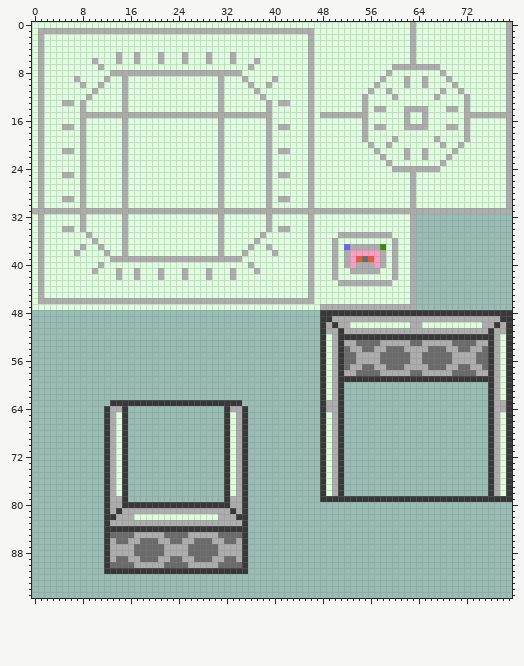
Edited in one commit: pixel-art file (Assets/Graphics/Tilesets/Indoor/Spaceship.aseprite). The picture above was drawn from the file before the commit.
80x96 pixels, 1 frame.
Once edited:
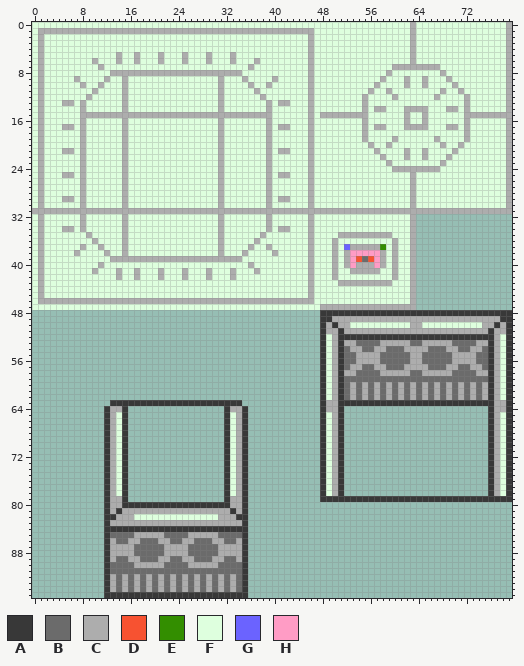
Palette (. is transparent): A #383838  B #6b6b6b  C #adadad  D #f75231  E #338e00  F #deffde  G #6b63ff  H #ff9cc5
Log entry: Started spaceship interior graphics
The exact change:
@@ x 50..77 @@
 58 CACCBBBBCCCCCBBCCCCCBBBBCCAC
-59 CAAAAAAAAAAAAAAAAAAAAAAAAAAC
-60 CA........................AC
-61 CA........................AC
-62 CA........................AC
-63 CA........................AC
+59 CABBBBBBBBBBBBBBBBBBBBBBBBAC
+60 CABCBCBCBCBCBCBCBCBCBCBCBCAC
+61 CABCBCBCBCBCBCBCBCBCBCBCBCAC
+62 CABCBCBCBCBCBCBCBCBCBCBCBCAC
+63 CAAAAAAAAAAAAAAAAAAAAAAAAAAC
 64 CA........................AC
@@ x 10..37 @@
 90 ..ABBBBCCCCCBBBBCCCCCBBBBA..
-91 ..AAAAAAAAAAAAAAAAAAAAAAAA..
-92 ............................
-93 ............................
-94 ............................
-95 ............................
+91 ..ABBBBBBBBBBBBBBBBBBBBBBA..
+92 ..ACBCBCBCBCBCBCBCBCBCBCBA..
+93 ..ACBCBCBCBCBCBCBCBCBCBCBA..
+94 ..ACBCBCBCBCBCBCBCBCBCBCBA..
+95 ..AAAAAAAAAAAAAAAAAAAAAAAA..
Changed places in both pictures, as pixel boxes (x1, y1, x2, y2):
changed: (344, 376, 488, 406)
changed: (104, 568, 248, 598)
